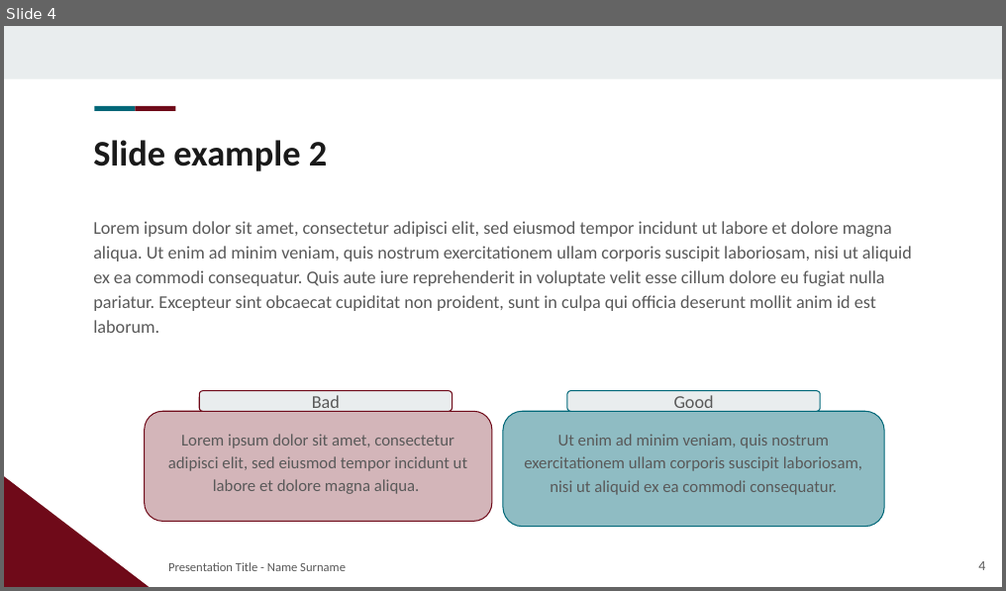
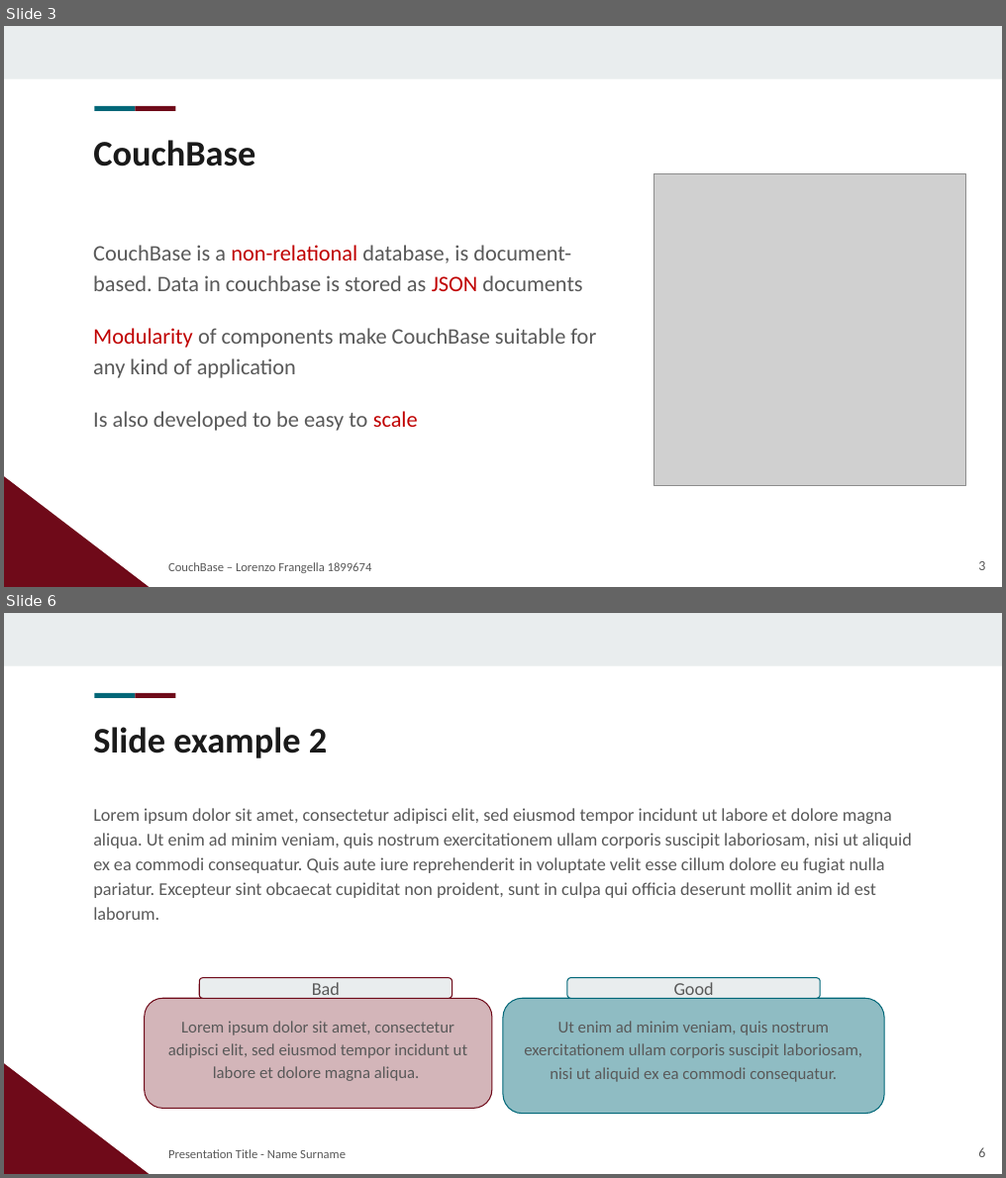
Before and after one commit to LorenzoFrangella/large-scale-data-management, a slide deck: large-scale-dm.pptx. Shown one above the other, each under a label of ours: slide 4 before the commit, slides 3 and 6 after it; the slides between them are not shown. The pictures are 1006x591 and 1006x1178 pixels, drawn with LibreOffice and Linux fonts; fonts in the diff are those of the drawing; grey boxes stand for pictures; background and template pictures are left out. Boxes give left, top, right and bottom in pixels: in the first picture for what was removed or moved away, otherwise in the second. Text is boxed around its words. In the diff, an @@ line names an element or a change of style, - is before the commit and + after.

Commit message:
images powerpoint

```diff
--- a/large-scale-dm.pptx
+++ b/large-scale-dm.pptx
@@ slide 3 added at (x1=4, y1=26, x2=1002, y2=587), background #FFFFFF; not listed: 4 template elements that a slide beside it also shows @@
@@ title added at (x1=93, y1=140, x2=255, y2=167), 26 pt, text #1A1A1A, bold @@
+CouchBase
@@ picture added at (x1=653, y1=174, x2=965, y2=485) @@
@@ text added at (x1=93, y1=245, x2=596, y2=431), 16 pt, text #595959 @@
+CouchBase is a non-relational database, is document-based. Data in couchbase is stored as JSON documents
+Modularity of components make CouchBase suitable for any kind of application
+Is also developed to be easy to scale
@@ subtitle added at (x1=168, y1=563, x2=372, y2=573), 9 pt, text #595959 @@
+CouchBase – Lorenzo Frangella 1899674
@@ page number added at (x1=978, y1=562, x2=985, y2=570), 10 pt, text #595959 @@
+3
@@ what was slide 4 is now slide 6 @@
@@ page number at (x1=978, y1=1148, x2=985, y2=1157): text changed @@
-4
+6
```
Also in this commit, not shown: 2 slides changed, 2 other slides added, 1 slide removed, 10 other files.
